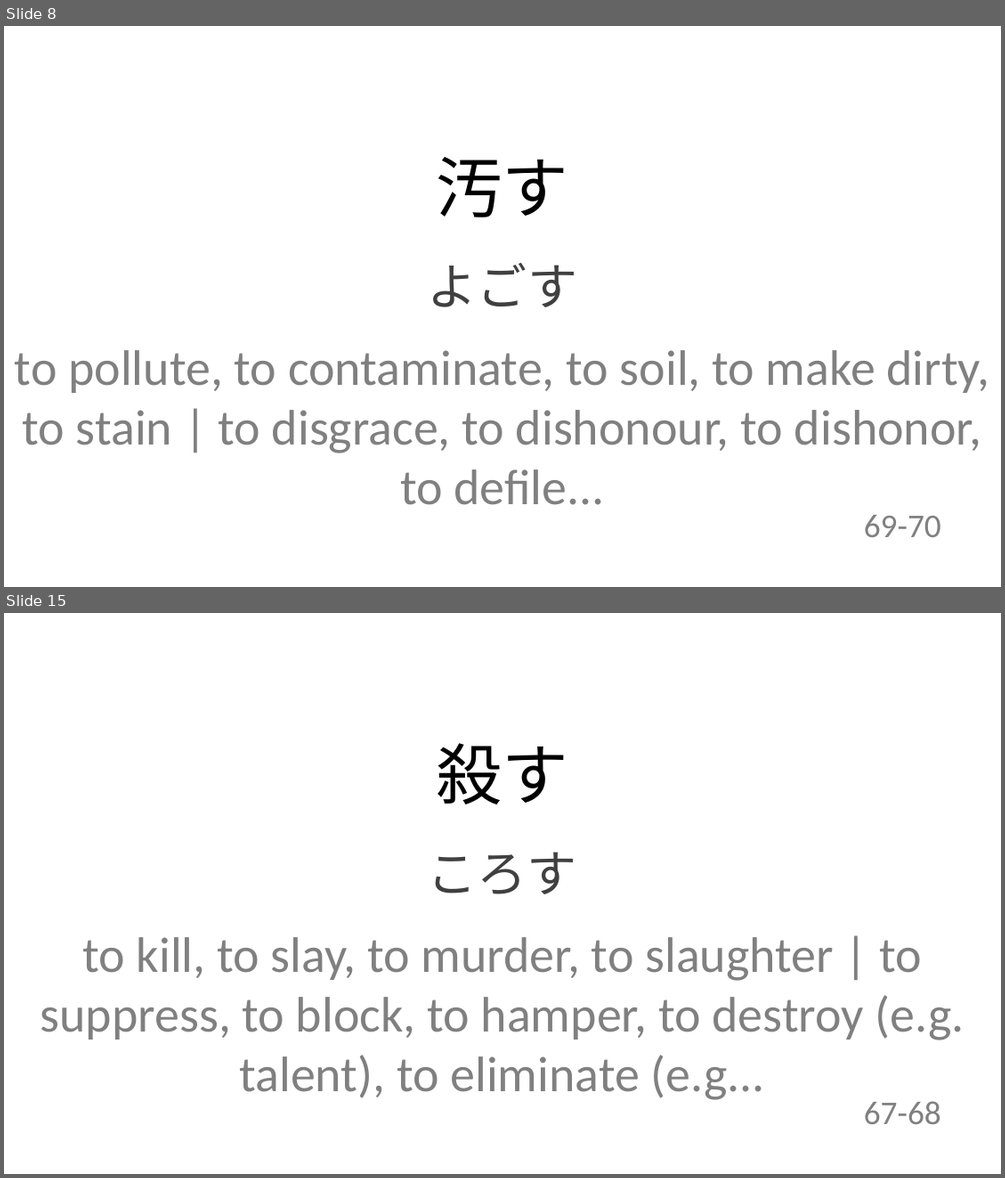
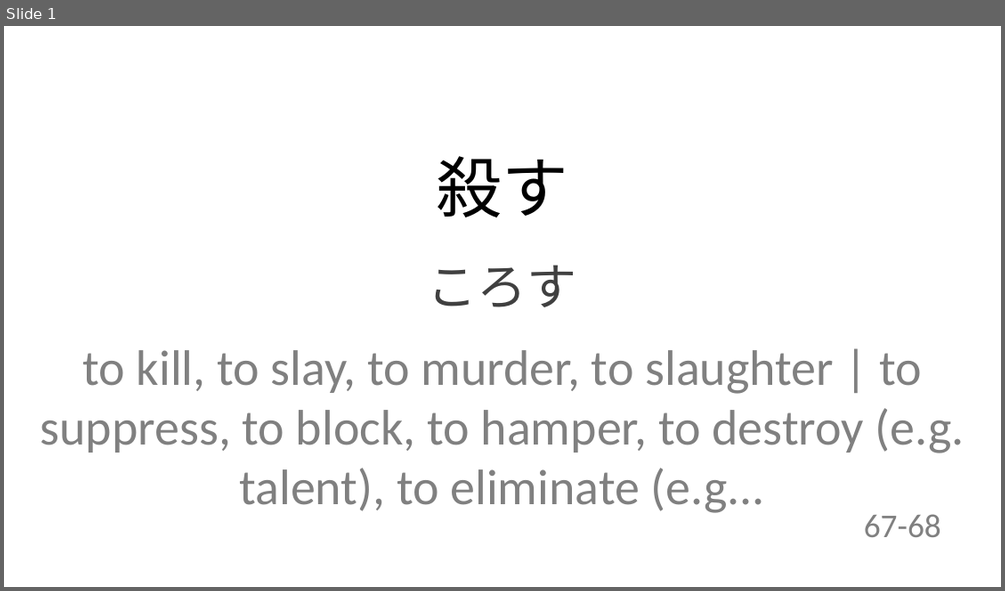
Before and after one commit to ariqRam/ankislide, a slide deck: 10|2-6/2023-10-6/kanji-todaysTest.pptx. Shown one above the other, each under a label of ours: slides 8 and 15 before the commit, slide 1 after it; the slides between them are not shown. The pictures are 1005x1178 and 1005x591 pixels, drawn with LibreOffice and Linux fonts; fonts in the diff are those of the drawing. Boxes give left, top, right and bottom in pixels: in the first picture for what was removed or moved away, otherwise in the second. Text is boxed around its words. In the diff, an @@ line names an element or a change of style, - is before the commit and + after.

```diff
--- a/10|2-6/2023-10-6/kanji-todaysTest.pptx
+++ b/10|2-6/2023-10-6/kanji-todaysTest.pptx
@@ slide 8 removed at [4,26,1001,587], background #FFFFFF @@
@@ text removed at [436,157,568,217] @@
-汚す
@@ text removed at [428,263,577,307] @@
-よごす
@@ text removed at [15,350,990,505] @@
-to pollute, to contaminate, to soil, to make dirty, to stain | to disgrace, to dishonour, to dishonor, to defile...
@@ text removed at [864,515,941,537] @@
-69-70
@@ what was slide 15 is now slide 1 @@
```
Also in this commit, not shown: 1 slide changed, 9 slides added, 12 other slides removed, 34 other files.
